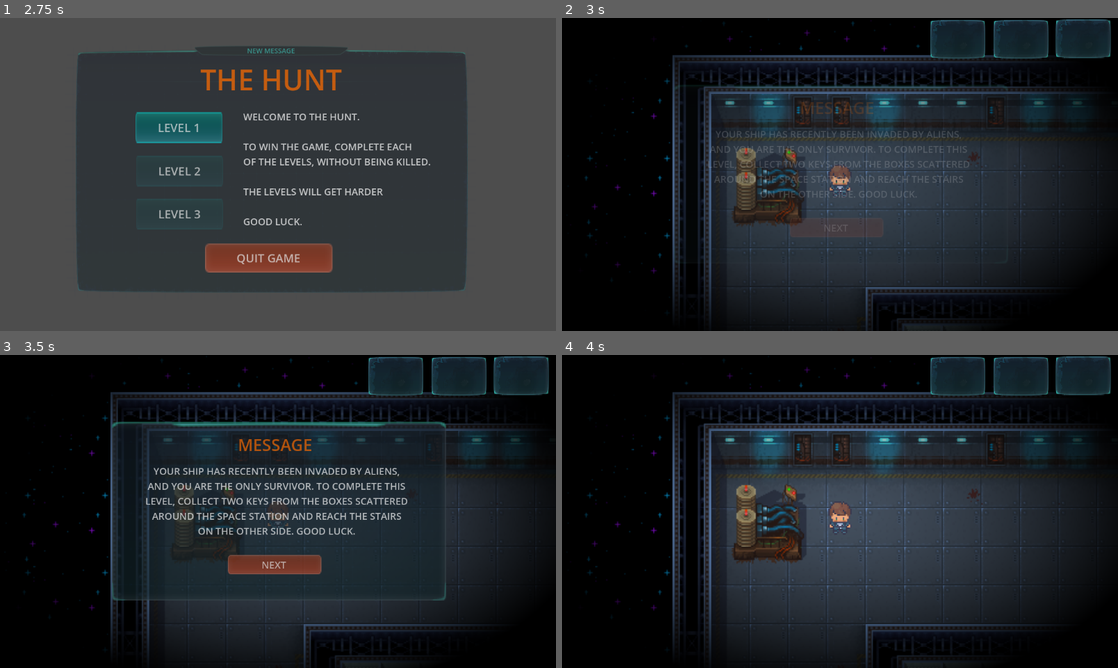
Above: before the commit, frames 1-4 (two rows, left to right).
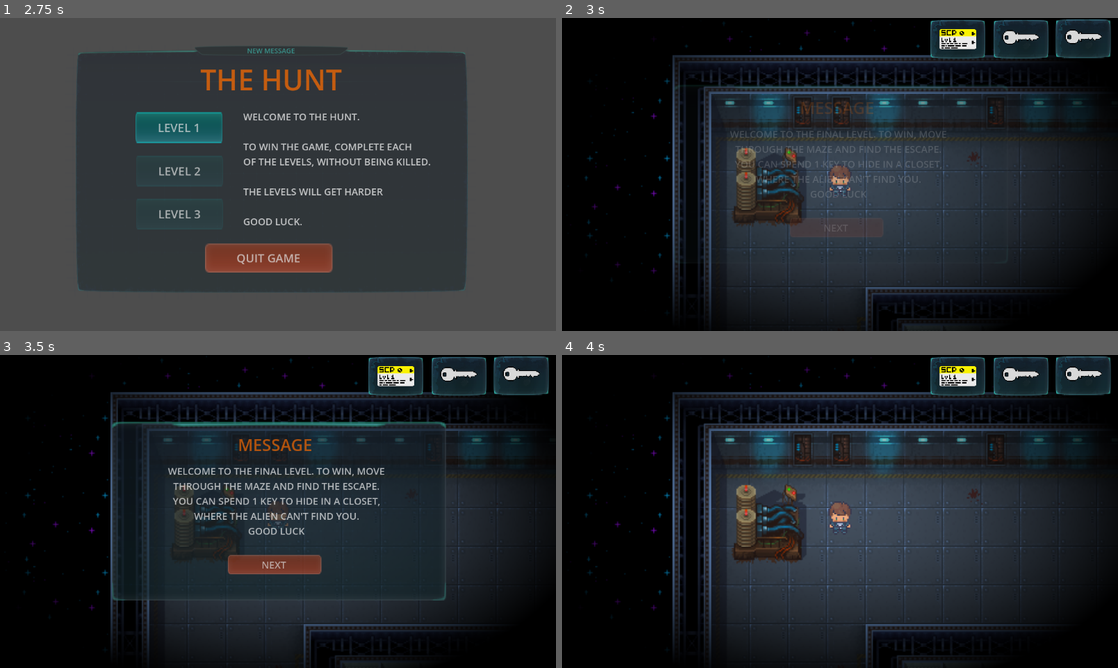
Above: after the commit, the same moments.

Repository: WilliamB-EPS/TheHunt
Game: Godot game, scene res://main_menu.tscn
Same seed, same stepped clock (60 frames per second), same inputs: the game is played once before the commit and once after it. Video files are missing from this copy of the repository; at most half a second of black plays in their place.
Inputs:
- Up to frame 1 (2.75 s): tap Enter (ui_accept) at 0.5, 0.77, 1.25, 1.52, 2 s; hold Right (moveright) 0.53-1.28 s; hold Down (movedown) 1.28-2.03 s; hold Right (moveright) from 2.03 s (still down)
- Up to frame 2 (3 s): release Right (moveright) at 2.75 s; click "LEVEL 1" at 2.75 s
- Up to frame 3 (3.5 s): no input
- Up to frame 4 (4 s): click "NEXT" at 3.5 s

Frame 1 is identical in both runs. In frame 2, 1.9% of the frame differs, in the area x 26-98%, y 3-58%; in frame 3, 3.5%; in frame 4, 0.7%.

Commit message:
Adding closet (hiding) system + simplifying interact object

Diff:
--- a/final-godot-project/alien.gd
+++ b/final-godot-project/alien.gd
@@ -43,19 +43,21 @@
 
 func _physics_process(delta):
 	# state depends on distance from player
-	if curstate == State.TRACK:
+	if player.is_hiding == true:
+		switch_to(State.ROAM)
+	elif curstate == State.TRACK:
 		if (player.position - self.position).length() < 70:
 			switch_to(State.ATTACK)
 		elif (player.position - self.position).length() >= 500:
 			switch_to(State.ROAM)
-	if curstate == State.ROAM:
+	elif curstate == State.ROAM:
 		if (player.position - self.position).length() < 400:
 			switch_to(State.TRACK)
 
 	if curstate == State.TRACK:
 		navigation_agent.target_position = player.position
 	# if we're roaming, get a new random position every 10 seconds
-	elif curstate == State.ROAM and (state_time > 20.0):
+	elif curstate == State.ROAM and (state_time > 20.0 or just_entered_roam):
 		navigation_agent.set_target_position(Vector2(xmin + randi() % (xmax - xmin), ymin + randi() % (ymax - ymin)))
 		state_time = 0
 		just_entered_roam = false
--- a/final-godot-project/interact_object.gd
+++ b/final-godot-project/interact_object.gd
@@ -1,6 +1,6 @@
 extends Area2D
 
-enum type {BLANK, KEY, OPENED, END, NPC, DOOR}
+enum type {BLANK, KEY, OPENED, END, NPC, CLOSET}
 
 @export
 var mytype = type.KEY # set the type of this interact object in the editor
@@ -9,7 +9,7 @@
 func _on_body_entered(body):
 	if body.get_name() == "Player":
 		# opened objects can't be interacted with
-		if self.mytype == type.DOOR:
+		if self.mytype == type.END and Globals.curr_level == 2:
 			if $".."/CanvasLayer/PlayerUI/InventoryContainer/Item3.visible:
 				var playerui = $".."/CanvasLayer/PlayerUI.show_interact()
 				$".."/Player.curr_interact_area = self
--- a/final-godot-project/player.gd
+++ b/final-godot-project/player.gd
@@ -9,10 +9,12 @@
 var state_time = 0.0
 var curr_interact_area = null
 var can_move = true
+var is_hiding = false
 
 # Called when the node enters the scene tree for the first time.
 func _ready():
 	$AnimatedSprite2D.play("idle_down")
+	Globals.curr_level = 3
 
 func switch_to(new_state: State):
 	curstate = new_state
@@ -131,16 +133,31 @@
 				elif self.curr_interact_area.mytype == self.curr_interact_area.type.BLANK:
 					$".."/CanvasLayer/PlayerUI.show_blank_message()
 				self.curr_interact_area.mytype = self.curr_interact_area.type.OPENED
+				self.curr_interact_area = null
 
-		if Globals.curr_level == 2:
+
+		elif Globals.curr_level == 2:
 			if self.curr_interact_area.mytype == self.curr_interact_area.type.NPC:
 				$".."/CanvasLayer/PlayerUI.npc_interact()
 				self.curr_interact_area.mytype = self.curr_interact_area.type.OPENED
-			elif self.curr_interact_area.mytype == self.curr_interact_area.type.DOOR:
+				self.curr_interact_area = null
+			elif self.curr_interact_area.mytype == self.curr_interact_area.type.END:
 				$".."/CanvasLayer/PlayerUI.game_win()
 				Globals.curr_level = 3
 
-		self.curr_interact_area = null
+		elif Globals.curr_level == 3:
+			if self.curr_interact_area.mytype == self.curr_interact_area.type.CLOSET:
+				if Globals.num_keys >= 1:
+					$AnimatedSprite2D.visible = false
+					$".."/CanvasLayer/PlayerUI.show_hide_UI()
+					self.curr_interact_area = self.curr_interact_area.type.OPENED
+					self.can_move = false
+					self.curr_interact_area = null
+					self.is_hiding = true
+			elif self.curr_interact_area.mytype == self.curr_interact_area.type.END:
+				$".."/CanvasLayer/PlayerUI.game_win()
+				Globals.curr_level = 0
+
 		if lastdir.length() > 0:
 			switch_to(State.MOVE)
 		else:
--- a/final-godot-project/player_ui.gd
+++ b/final-godot-project/player_ui.gd
@@ -3,12 +3,18 @@
 
 # Called when the node enters the scene tree for the first time.
 func _ready():
-	$".."/".."/Player.can_move = false
 	if Globals.curr_level == 1:
 			Globals.num_keys = 0
 	elif Globals.curr_level == 2:
+		Globals.num_keys = 2
 		$UpdateUI/Label.text = "THIS LEVEL HAS NO INSTRUCTIONS\nEXPLORE THE MAP TO FIND WHAT YOU\nNEED AND HOW TO ESCAPE."
 		$ExitScreen/Label.text =  "THERE ARE NO OBJECTIVES \nFOR THIS LEVEL.\n EXPLORE THE MAP TO FIND \nUT HOW TO PROCEED.\n GOOD LUCK."
+	elif Globals.curr_level == 3:
+		Globals.num_keys = 2
+		get_node("InventoryContainer/Item3").visible = true
+		$UpdateUI/Label.text = "WELCOME TO THE FINAL LEVEL. TO WIN, MOVE\nTHROUGH THE MAZE AND FIND THE ESCAPE. \nYOU CAN SPEND 1 KEY TO HIDE IN A CLOSET,\nWHERE THE ALIEN CAN'T FIND YOU.\nGOOD LUCK"
+		$ExitScreen/Label.text =  "OBJECTIVES: \n\n1. MOVE THORUGH THE MAZE \n2. FIND THE ENDING.\n3. HIDE IN CLOSETS TO AVOID THE ALIENS"
+
 	$UpdateUI.visible = true
 	self.set_num_keys(Globals.num_keys)
 
@@ -22,6 +28,13 @@
 func hide_interact():
 	$InteractContainer.visible = false
 
+func show_hide_UI():
+	self.hide_interact()
+	$HidingUI.visible = true
+	Globals.num_keys -= 1
+	set_num_keys(Globals.num_keys)
+
+
 func npc_interact():
 	$UpdateUI.visible = true
 	$UpdateUI/Label.text = "I'M A DIRECTION, A PLACE TO SEEK\nWHERE THE SUN SETS AND SHADOWS SNEAK\nNOT QUITE NORTH, OR EAST, YOU SEE\nBUT A CORNER OF THE COMPASS IS WHERE I'LL BE\nAND TAKE THIS KEYCARD, IF SO TO SEE"
@@ -29,8 +42,14 @@
 
 # increment num keys and show a message
 func set_num_keys(numkeys):
-	for i in range(1, numkeys + 1):
-		get_node("InventoryContainer/Item" + str(i)).visible = true
+	if numkeys >= 1:
+		$InventoryContainer/Item1.visible = true
+		if numkeys >= 2:
+			$InventoryContainer/Item2.visible = true
+		else:
+			$InventoryContainer/Item2.visible = false
+	else:
+		$InventoryContainer/Item1.visible = false
 
 func show_blank_message():
 	$UpdateUI.visible = true
@@ -68,3 +87,10 @@
 
 func _on_continue_btn_pressed():
 	$ExitScreen.visible = false
+
+
+func _on_stop_hiding_btn_pressed():
+	$HidingUI.visible = false
+	$".."/".."/Player.can_move = true
+	$".."/".."/Player/AnimatedSprite2D.visible = true
+	$".."/".."/Player.is_hiding = false
--- a/final-godot-project/player_ui.tscn
+++ b/final-godot-project/player_ui.tscn
@@ -397,6 +397,7 @@
 texture = ExtResource("5_jw6nt")
 
 [node name="UpdateUI" type="Control" parent="."]
+visible = false
 anchors_preset = 0
 offset_right = 40.0
 offset_bottom = 40.0
@@ -539,7 +540,63 @@
 theme_override_styles/normal = SubResource("StyleBoxEmpty_d4nyb")
 text = "KEEP PLAYING"
 
+[node name="HidingUI" type="Control" parent="."]
+visible = false
+layout_mode = 3
+anchors_preset = 0
+offset_left = 375.0
+offset_top = 14.0
+offset_right = 415.0
+offset_bottom = 54.0
+
+[node name="MainPanel02" type="Sprite2D" parent="HidingUI"]
+position = Vector2(564.5, 321.5)
+scale = Vector2(1.22848, 0.583127)
+texture = ExtResource("7_np4he")
+
+[node name="Label2" type="Label" parent="HidingUI"]
+layout_mode = 2
+offset_left = 484.0
+offset_top = 214.0
+offset_right = 638.0
+offset_bottom = 264.0
+theme = SubResource("Theme_obtms")
+theme_type_variation = &"HeaderSmall"
+theme_override_colors/font_color = Color(1, 0.423529, 0, 1)
+theme_override_font_sizes/font_size = 34
+text = "MESSAGE"
+
+[node name="Label" type="Label" parent="HidingUI"]
+layout_mode = 2
+offset_left = 389.0
+offset_top = 266.0
+offset_right = 734.0
+offset_bottom = 384.0
+theme_override_font_sizes/font_size = 20
+text = "YOU ARE CURRENTLY HIDING
+IN THE CLOSET. THE ALIEN CAN'T
+SEE OR ATTACK YOU HERE.
+"
+horizontal_alignment = 1
+
+[node name="Button14" type="Sprite2D" parent="HidingUI"]
+position = Vector2(564, 395)
+scale = Vector2(2.60952, 2.47619)
+texture = ExtResource("6_tdmc6")
+
+[node name="stop_hiding_btn" type="Button" parent="HidingUI"]
+layout_mode = 0
+offset_left = 428.0
+offset_top = 369.0
+offset_right = 700.0
+offset_bottom = 421.0
+scale = Vector2(1.00112, 1)
+theme_override_font_sizes/font_size = 20
+theme_override_styles/normal = SubResource("StyleBoxEmpty_d4nyb")
+text = "STOP HIDING"
+
 [connection signal="pressed" from="UpdateUI/Button" to="." method="_on_button_pressed"]
 [connection signal="pressed" from="UpdateUI/quit_btn2" to="." method="_on_quit_btn_pressed"]
 [connection signal="pressed" from="ExitScreen/quit_btn" to="." method="_on_quit_btn_pressed"]
 [connection signal="pressed" from="ExitScreen/continue_btn" to="." method="_on_continue_btn_pressed"]
+[connection signal="pressed" from="HidingUI/stop_hiding_btn" to="." method="_on_stop_hiding_btn_pressed"]
Not shown, changed: final-godot-project/level_2.tscn
Not shown, changed: final-godot-project/level_3.tscn
